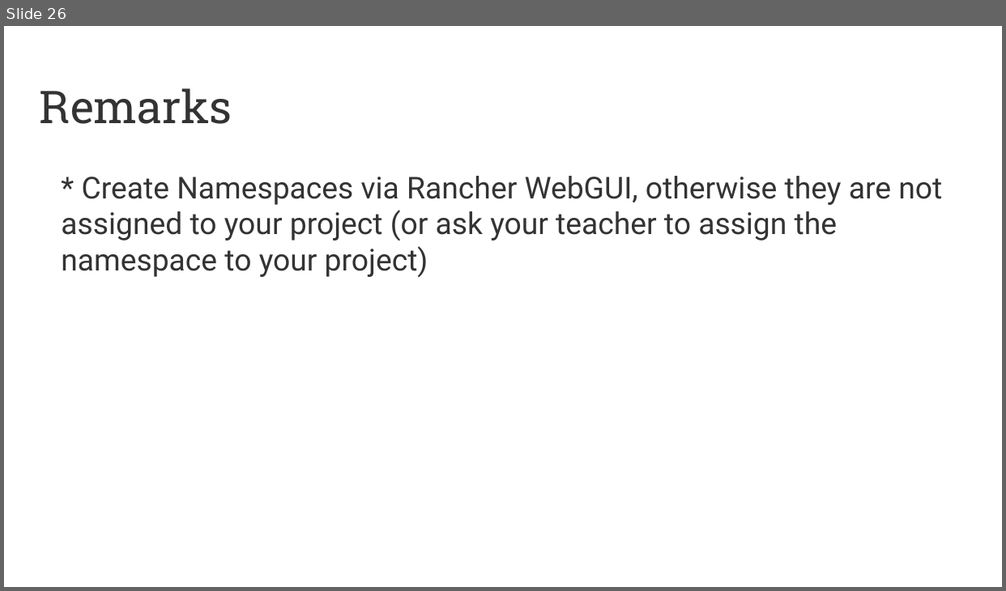
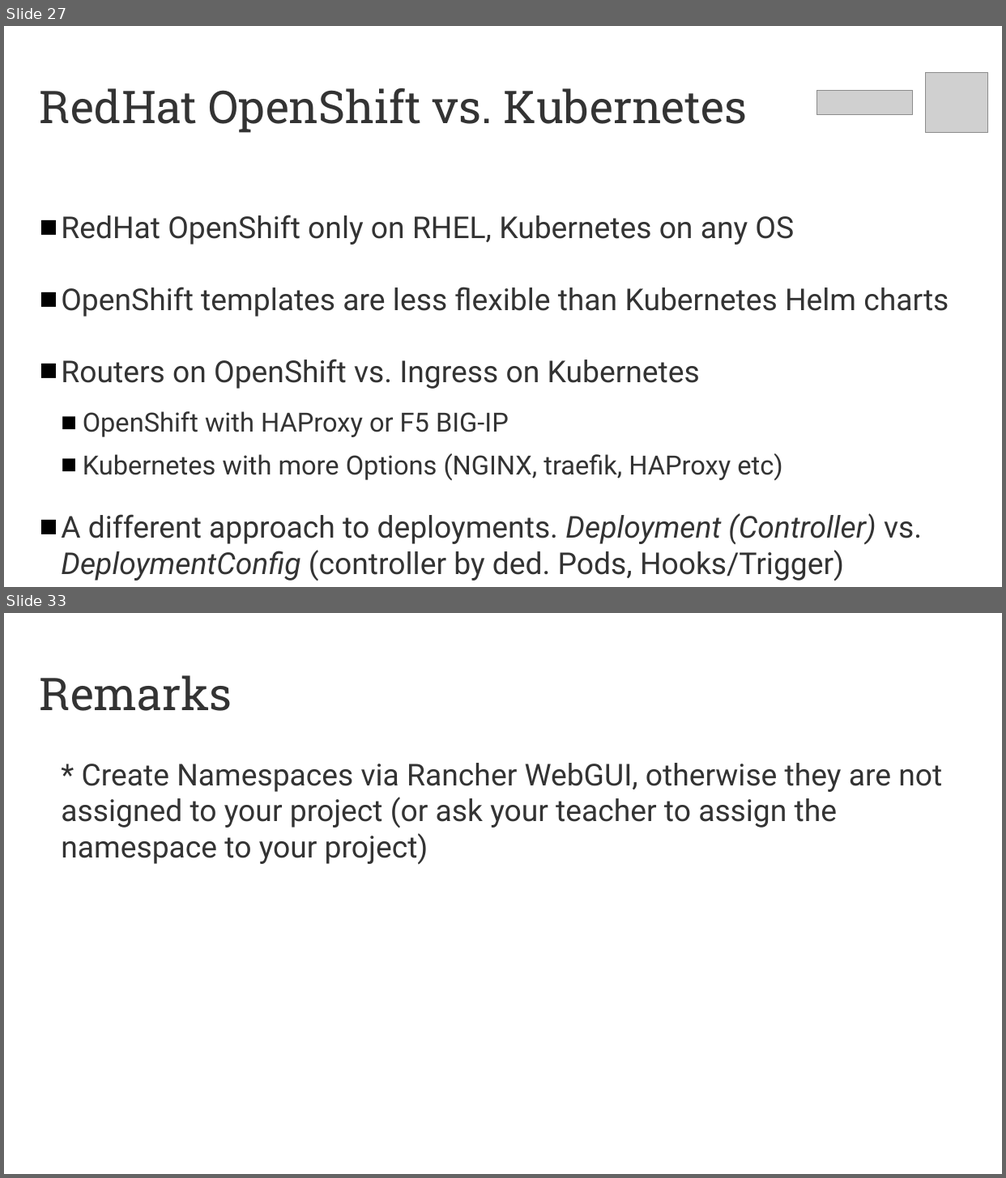
Before and after one commit to puzzle/kubernetes-techlab, a slide deck: presentation/introduction.odp. Shown one above the other, each under a label of ours: slide 26 before the commit, slides 27 and 33 after it; the slides between them are not shown. The pictures are 1006x591 and 1006x1178 pixels, drawn with LibreOffice and Linux fonts; fonts in the diff are those of the drawing; grey boxes stand for pictures. Boxes give left, top, right and bottom in pixels: in the first picture for what was removed or moved away, otherwise in the second. Text is boxed around its words. In the diff, an @@ line names an element or a change of style, - is before the commit and + after.

```diff
--- a/presentation/introduction.odp
+++ b/presentation/introduction.odp
@@ slide 27 added at box(4, 26, 1002, 587), background #FFFFFF @@
@@ picture added at box(926, 72, 988, 133) @@
@@ title added at box(40, 88, 748, 133), 36 pt, text #333333 @@
+RedHat OpenShift vs. Kubernetes
@@ picture added at box(817, 90, 913, 116) @@
@@ text added at box(61, 215, 948, 582), 24 pt, text #333333 @@
+■ RedHat OpenShift only on RHEL, Kubernetes on any OS
+■ OpenShift templates are less flexible than Kubernetes Helm charts
+■ Routers on OpenShift vs. Ingress on Kubernetes
+  ■ OpenShift with HAProxy or F5 BIG-IP
+  ■ Kubernetes with more Options (NGINX, traefik, HAProxy etc)
+■ A different approach to deployments. Deployment (Controller) vs. DeploymentConfig (controller by ded. Pods, Hooks/Trigger)
@@ what was slide 26 is now slide 33 @@
```
Also in this commit, not shown: 7 slides changed, 6 other slides added, 1 other file.
